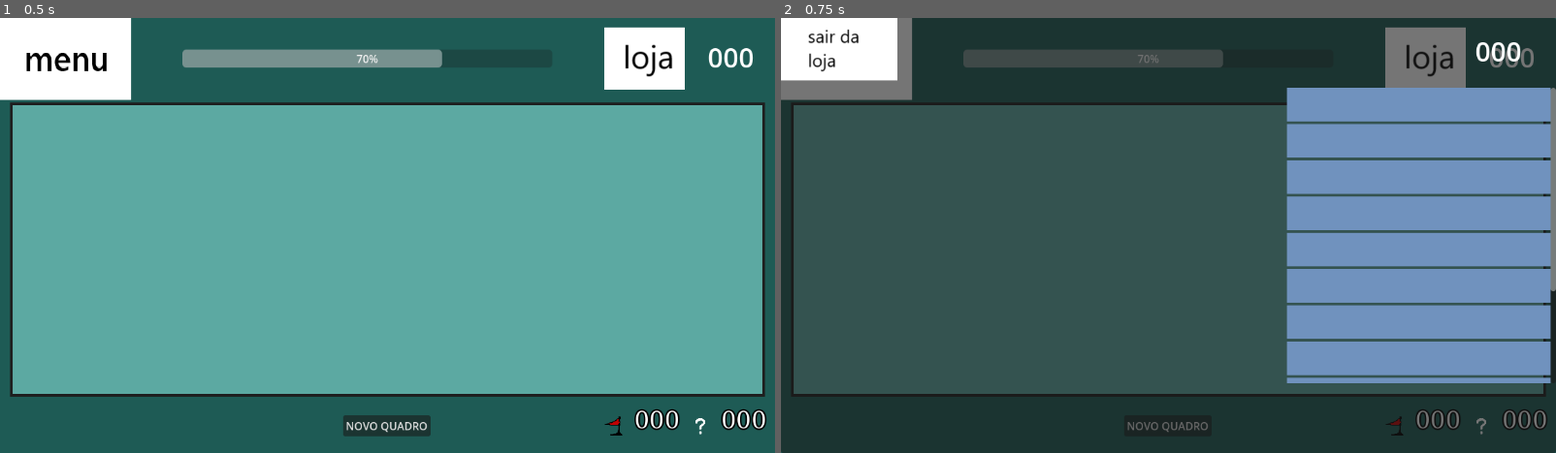
Above: before the commit, frames 1-2 (left to right).
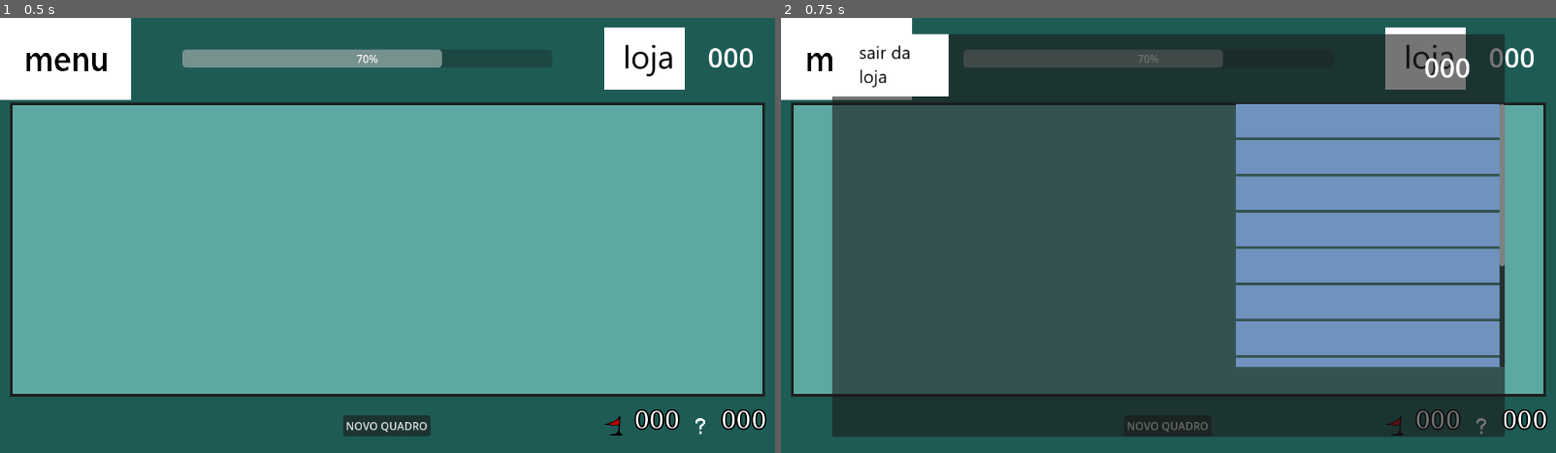
Above: after the commit, the same moments.

Repository: yuris2024/minesweeper
Game: Godot game, scene res://GameManager.tscn
Two runs of this game, one before a commit and one after it. Both use one fixed random seed, a clock stepped at 60 frames per second and the inputs below.
Inputs (mouse positions are in pixels of both pictures, inside the frame that each line leads up to):
- Up to frame 1 (0.5 s): no input
- Up to frame 2 (0.75 s): click (1432, 57) at 0.5 s

Frame 1 is identical in both runs. In frame 2, 29% of the frame differs, in the area x 0-100%, y 0-100%.

Commit message:
Change store size & add art

Diff:
--- a/GameManager.tscn
+++ b/GameManager.tscn
@@ -163,6 +163,16 @@
 
 [node name="Shop" parent="." instance=ExtResource("8_wdewt")]
 visible = false
+custom_minimum_size = Vector2(1000, 600)
+anchors_preset = 8
+anchor_left = 0.5
+anchor_top = 0.5
+anchor_right = 0.5
+anchor_bottom = 0.5
+offset_left = -202.0
+offset_top = -254.0
+offset_right = 202.0
+offset_bottom = 254.0
 
 [connection signal="timeout" from="Timer" to="." method="_on_timer_timeout"]
 [connection signal="pressed" from="Panel/Vboxcontainer/Header/ShopButton" to="." method="_on_shop_button_pressed"]
Binary file added: art/skin_alt1/cell_bg.png
Not shown, added: art/skin_alt1/cell_bg.png.import
Binary file added: art/skin_alt1/flag.png
Not shown, added: art/skin_alt1/flag.png.import
Binary file added: art/skin_alt1/mine_default.png
Not shown, added: art/skin_alt1/mine_default.png.import
